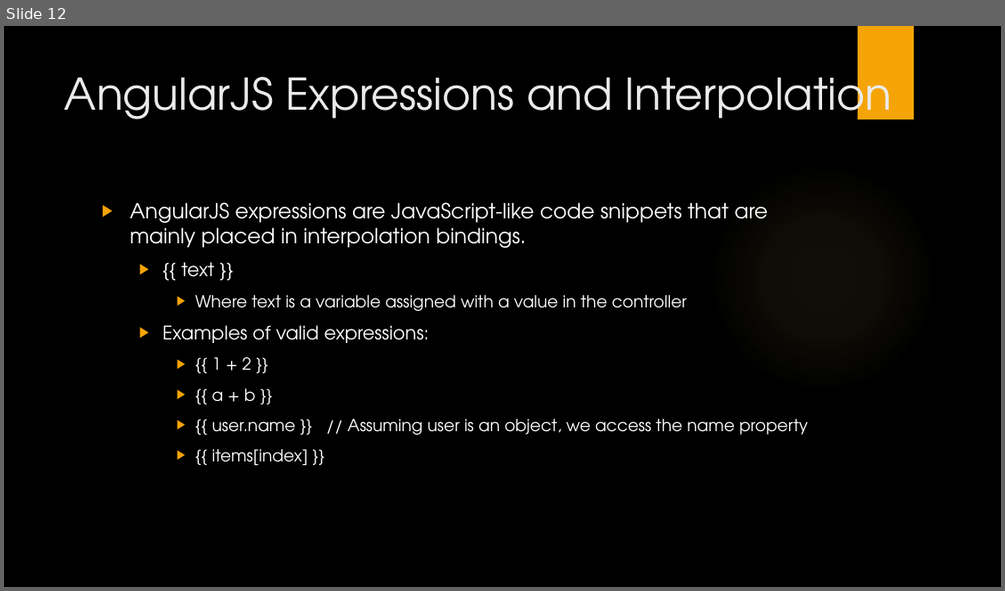
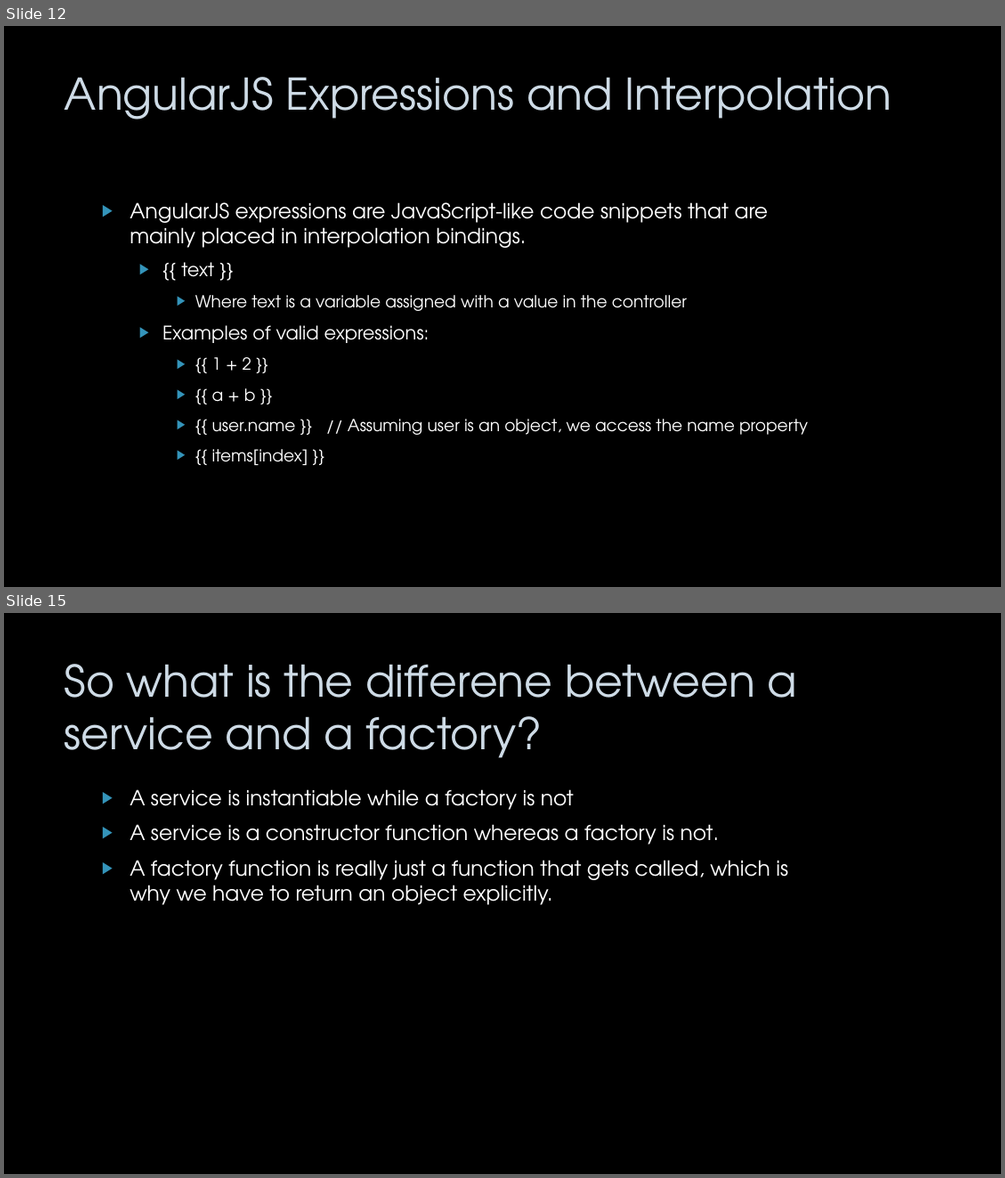
Before and after one commit to cerinoligutom/AngularJS-Presentation, a slide deck: AngularJS-Slides.pptx. Shown one above the other, each under a label of ours: slide 12 before the commit, slides 12 and 15 after it; the slides between them are not shown. The pictures are 1005x591 and 1005x1178 pixels, drawn with LibreOffice and Linux fonts; fonts in the diff are those of the drawing; background and template pictures are left out. Boxes give left, top, right and bottom in pixels: in the first picture for what was removed or moved away, otherwise in the second. Text is boxed around its words. In the diff, an @@ line names an element or a change of style, - is before the commit and + after.

```diff
--- a/AngularJS-Slides.pptx
+++ b/AngularJS-Slides.pptx
@@ slide 15 added at <box>4,613,1001,1174</box>, background picture (left out) @@
@@ title added at <box>65,664,797,758</box>, 42 pt, text #CEDBE6 @@
+So what is the differene between a service and a factory?
@@ text added at <box>129,789,788,905</box>, 20 pt, text #FFFFFF @@
+▶ A service is instantiable while a factory is not
+▶ A service is a constructor function whereas a factory is not.
+▶ A factory function is really just a function that gets called, which is why we have to return an object explicitly.
@@ slide 12 changed as well @@
@@ rectangle removed at <box>858,26,914,119</box> @@
@@ title "AngularJS Expressions and Interpolation" at <box>65,77,892,119</box>: text colour #EBEBEB to #CEDBE6 @@
@@ ellipse removed at <box>708,163,938,394</box> @@
@@ text "AngularJS expressions are JavaScript-like code ..." at <box>129,202,808,465</box>: bullet colour #F5A408 to #3494BA @@
```
Also in this commit, not shown: 10 other slides changed, 3 other slides added, 1 slide removed.
